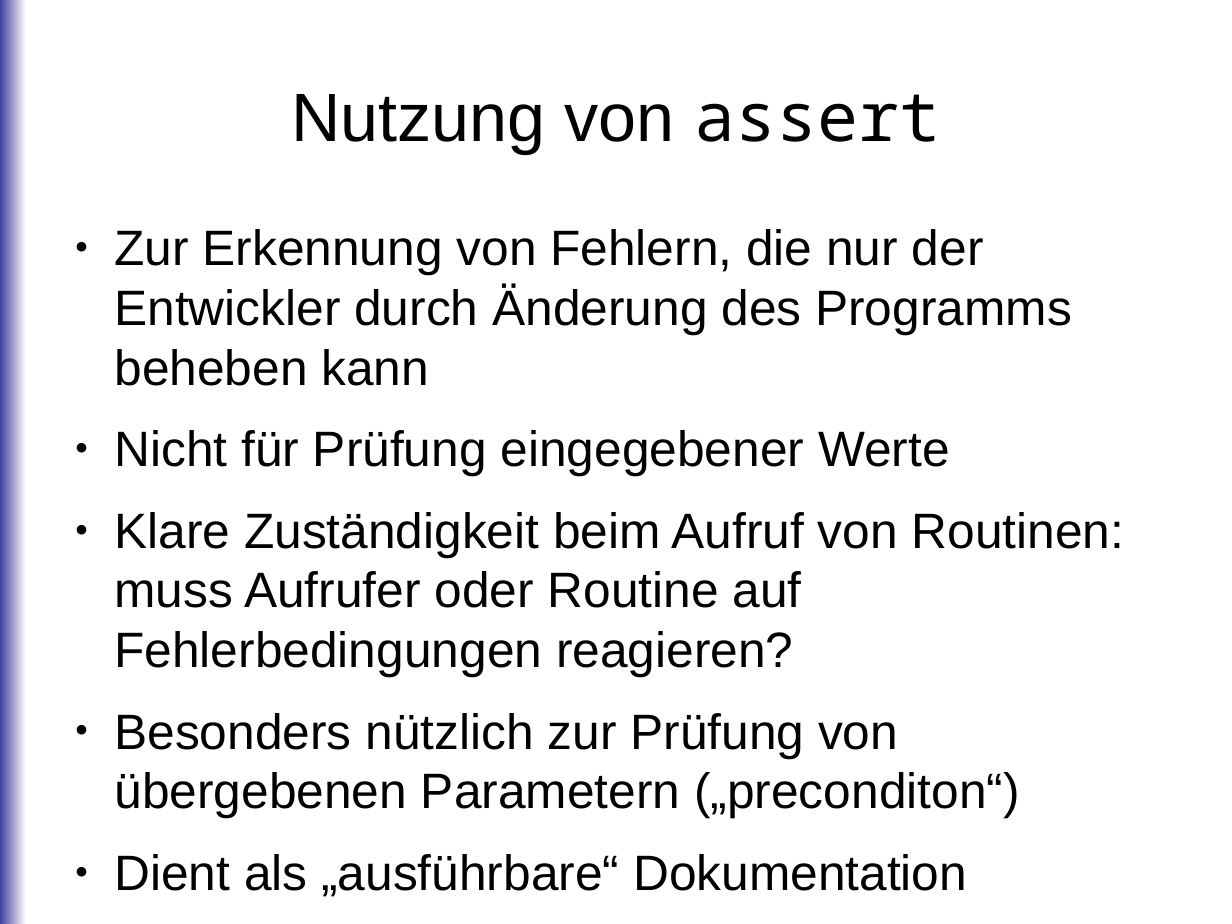
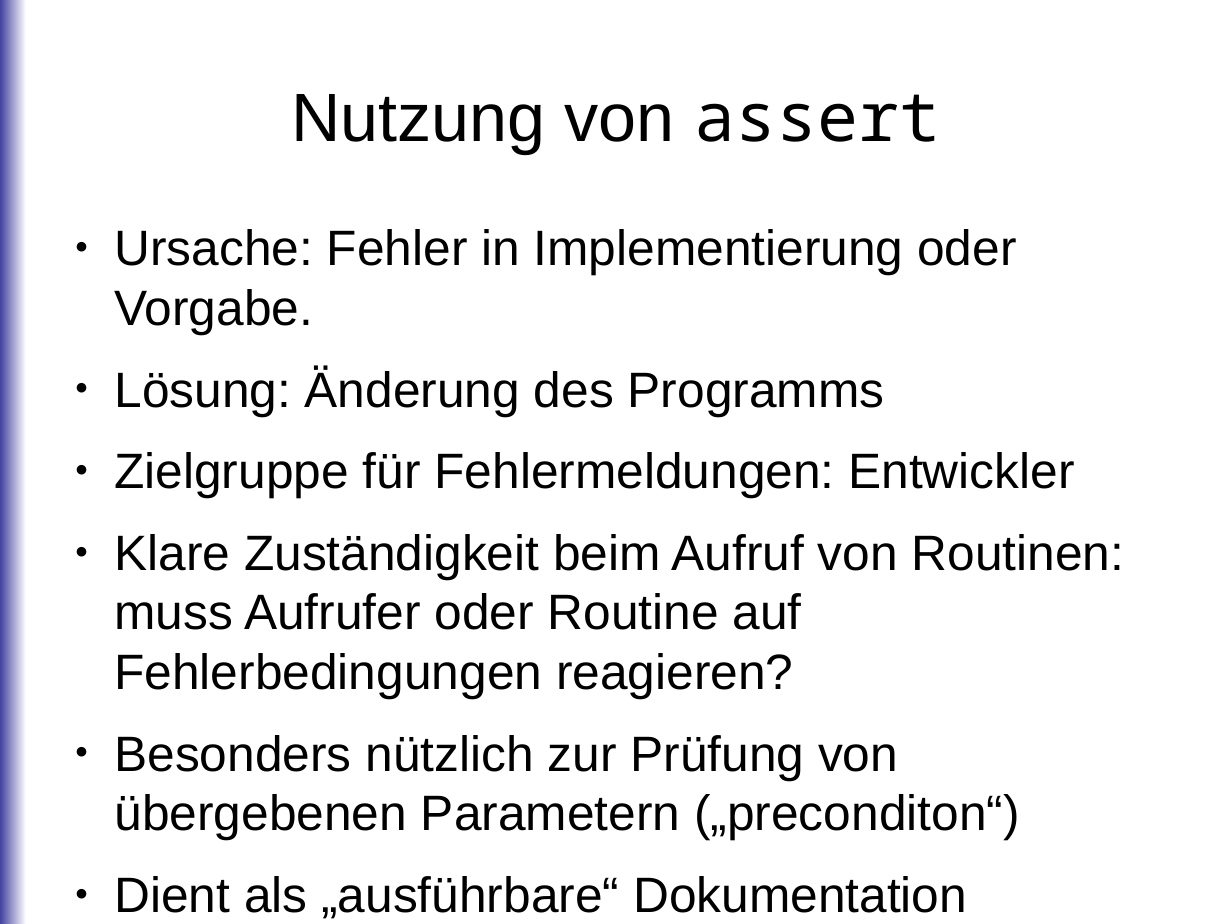
Before and after one commit to roskakori/talks, a slide deck: slide 25 of pygraz/errorhandling/Loesunsorientierte Fehlerbehandlung in Python.odp (slide 24 before the commit). Drawn at 1232x924 pixels with LibreOffice and Linux fonts; fonts in the diff are those of the drawing. Boxes give left, top, right and bottom in pixels: in the first picture for what was removed or moved away, otherwise in the second. Text is boxed around its words. In the diff, an @@ line names an element or a change of style, - is before the commit and + after.

```diff
--- a/pygraz/errorhandling/Loesunsorientierte Fehlerbehandlung in Python.odp
+++ b/pygraz/errorhandling/Loesunsorientierte Fehlerbehandlung in Python.odp
@@ text at [114,229,1074,498]: text changed @@
-● Zur Erkennung von Fehlern, die nur der Entwickler durch Änderung des Programms beheben kann
-● Nicht für Prüfung eingegebener Werte
+● Ursache: Fehler in Implementierung oder Vorgabe.
+● Lösung: Änderung des Programms
+● Zielgruppe für Fehlermeldungen: Entwickler
```
Also in this commit, not shown: 13 other slides changed, 2 slides added, 3 other files.
